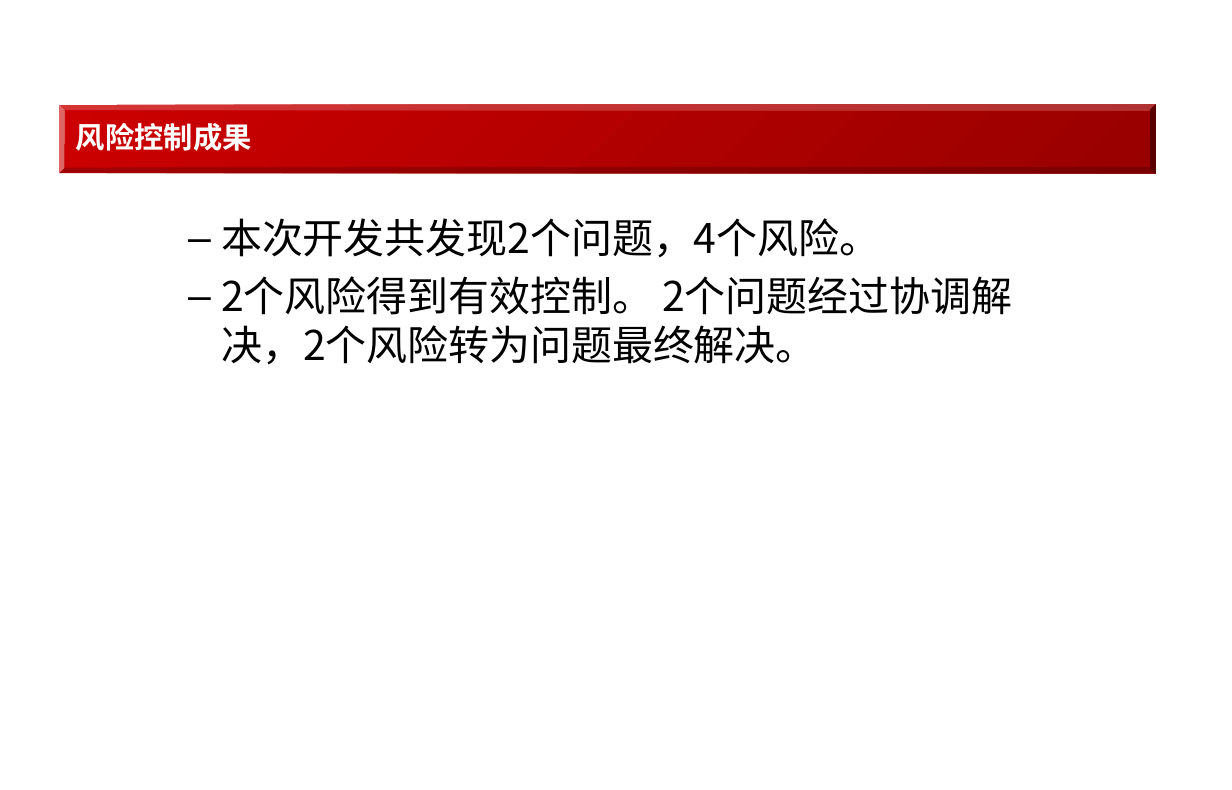
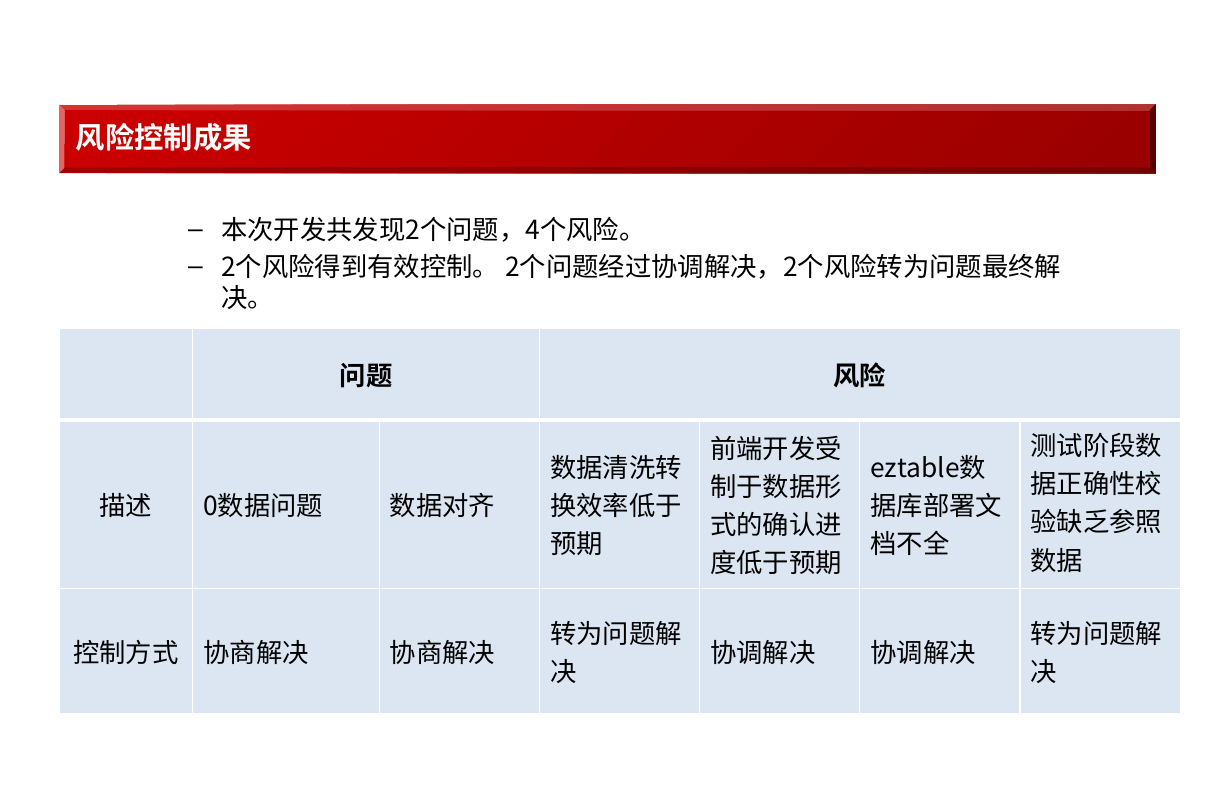
Before and after one commit to github188/doc, a slide deck: slide 9 of 3.项目资料/SSE/hisMarket/6.用户文档/行情历史数据总结报告.pptx. Drawn at 1232x790 pixels with LibreOffice and Linux fonts; fonts in the diff are those of the drawing; background and template pictures are left out. Boxes give left, top, right and bottom in pixels: in the first picture for what was removed or moved away, otherwise in the second. Text is boxed around its words. In the diff, an @@ line names an element or a change of style, - is before the commit and + after.

Commit message:
最终文档提交

```diff
--- a/3.项目资料/SSE/hisMarket/6.用户文档/行情历史数据总结报告.pptx
+++ b/3.项目资料/SSE/hisMarket/6.用户文档/行情历史数据总结报告.pptx
@@ text "本次开发共发现2个问题，4个风险。" at (x1=221, y1=217, x2=1061, y2=309): size 28 to 18 pt; less space between paragraphs @@
@@ table added at (x1=59, y1=329, x2=1180, y2=713), 3 rows, 7 columns @@
+ | 问题 |  | 风险 |  |  | 
+描述 | 0数据问题 | 数据对齐 | 数据清洗转换效率低于预期 | 前端开发受制于数据形式的确认进度低于预期 | eztable数据库部署文档不全 | 测试阶段数据正确性校验缺乏参照数据
+控制方式 | 协商解决 | 协商解决 | 转为问题解决 | 协调解决 | 协调解决 | 转为问题解决
```
Also in this commit, not shown: 3 other slides changed, 8 slides added, 1 other file.
